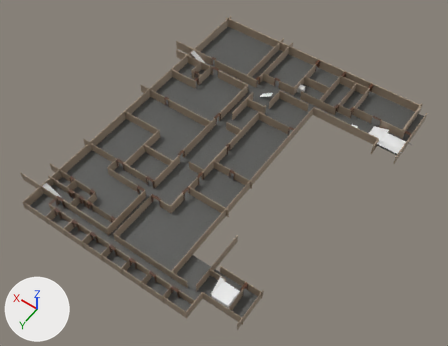
Before and after pictures for a commit that changed the glTF model assets/aligned_models/glb/lower.glb.
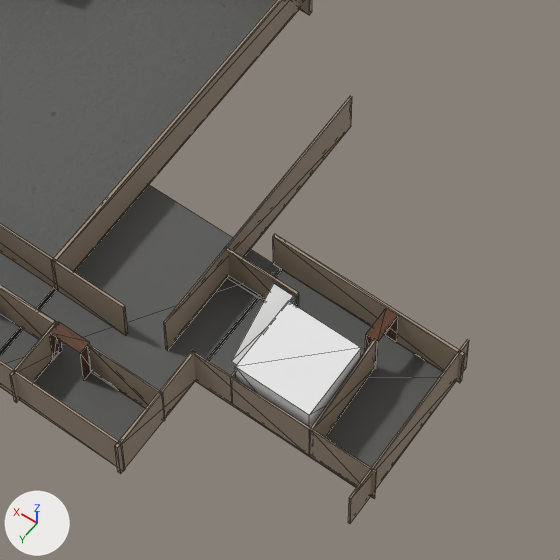
The first picture shows the older version from a camera (50 mm lens) standing at (-45.7, 75.6, 89.1) and looking at (-5.4, 19.1, 0.3). The close-ups show the older and then the newer version on the part from 36% to 63% of the width and 62% to 98% of the height of that picture. Only the edits that show in the close-ups are written down. The lights are fixed; the arrows at lower left show +X, +Y and +Z. The close-ups show mesh edges as thin lines. Where no turn or scale is listed for an object, it has been applied to the vertices. Vertices at exactly the same position are counted once.
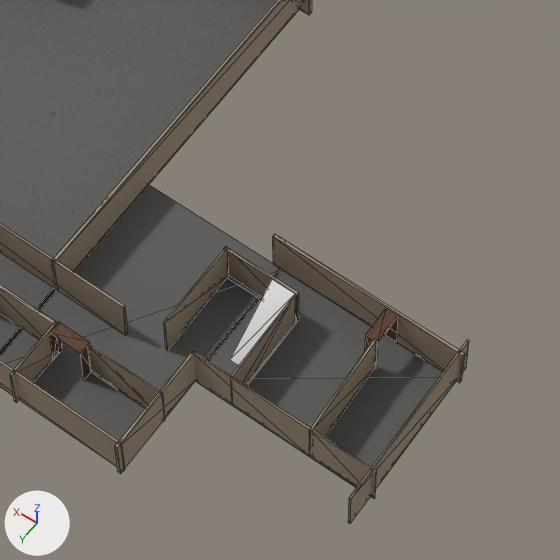
Patch to the scene script:
```diff
--- a/assets/aligned_models/glb/lower.glb.py
+++ b/assets/aligned_models/glb/lower.glb.py
@@ me_walls @@
 me_walls.from_pydata(...)  # 788 vertices, 1176 faces; spans x -47.2..4.4, y -56.8..4.2, z 0.0..2.0
 # used by ob_cube_087; location = (17.33, 41.91, 2.0)
 # before: 224 (-33.5, -11.4, 0.0), 225 (-33.5, -11.4, 2.0) at pixel (350, 95), 689 (-33.6, -11.4, 0.0) at pixel (351, 126), 690 (-33.6, -11.4, 2.0) at pixel (352, 96)
+# me_walls part 1
+for i in [224, 225, 689, 690]: me_walls.vertices[i].co += Vector((0.0, 7.5, 0.0))
 me_walls.materials.append(mat_material_004)
@@ me_plane_006 @@
 # used by ob_plane_006; location = (-18.3, 39.64, 2.0)
-me_plane_006.from_pydata(...)  # 4 vertices, 2 faces; spans x -0.95..0.03, y -1.5..1.0, z 0.0..1.76
-me_plane_006.vertices[0].co = (-0.95, -1.5, 1.76)  # pixel (296, 298)
-me_plane_006.vertices[1].co = (0.03, -1.5, 1.76)  # pixel (273, 283)
+me_plane_006.from_pydata(...)  # 4 vertices, 2 faces; spans x -0.95..0.03, y -1.5..1.0, z 0.0..2.0
+# me_plane_006 part 2
+me_plane_006.vertices[0].co = (-0.95, -1.5, 2.0)  # pixel (295, 293)
+me_plane_006.vertices[1].co = (0.03, -1.5, 2.0)  # pixel (272, 278)
@@ ob_cube_003 @@
-ob_cube_003 = bpy.data.objects.new('Cube.003', me_cube_003)
-ob_cube_003.location = (-20.77, 40.2, 2.94)
@@ ob_plane_006 @@
 ob_plane_006 = bpy.data.objects.new('Plane.006', me_plane_006)
-ob_plane_006.location = (-18.3, 39.64, 2.0)
+ob_plane_006.location = (-18.23, 39.63, 2.0)
```

Where the change shows, as pixel boxes [x1, y1, x2, y2] in the close-ups (560 x 560 px; the box of a moved part takes in the faces that stretch with it):
'Cube.003', deleted
    before: [235, 301, 361, 428]
'Plane.006', reshaped, moved (7% taller)
    before: [232, 284, 297, 365]
    after: [230, 279, 295, 366]
part 1 of me_walls, moved or reshaped
    before: [164, 96, 352, 350]
    after: [164, 247, 229, 350]
